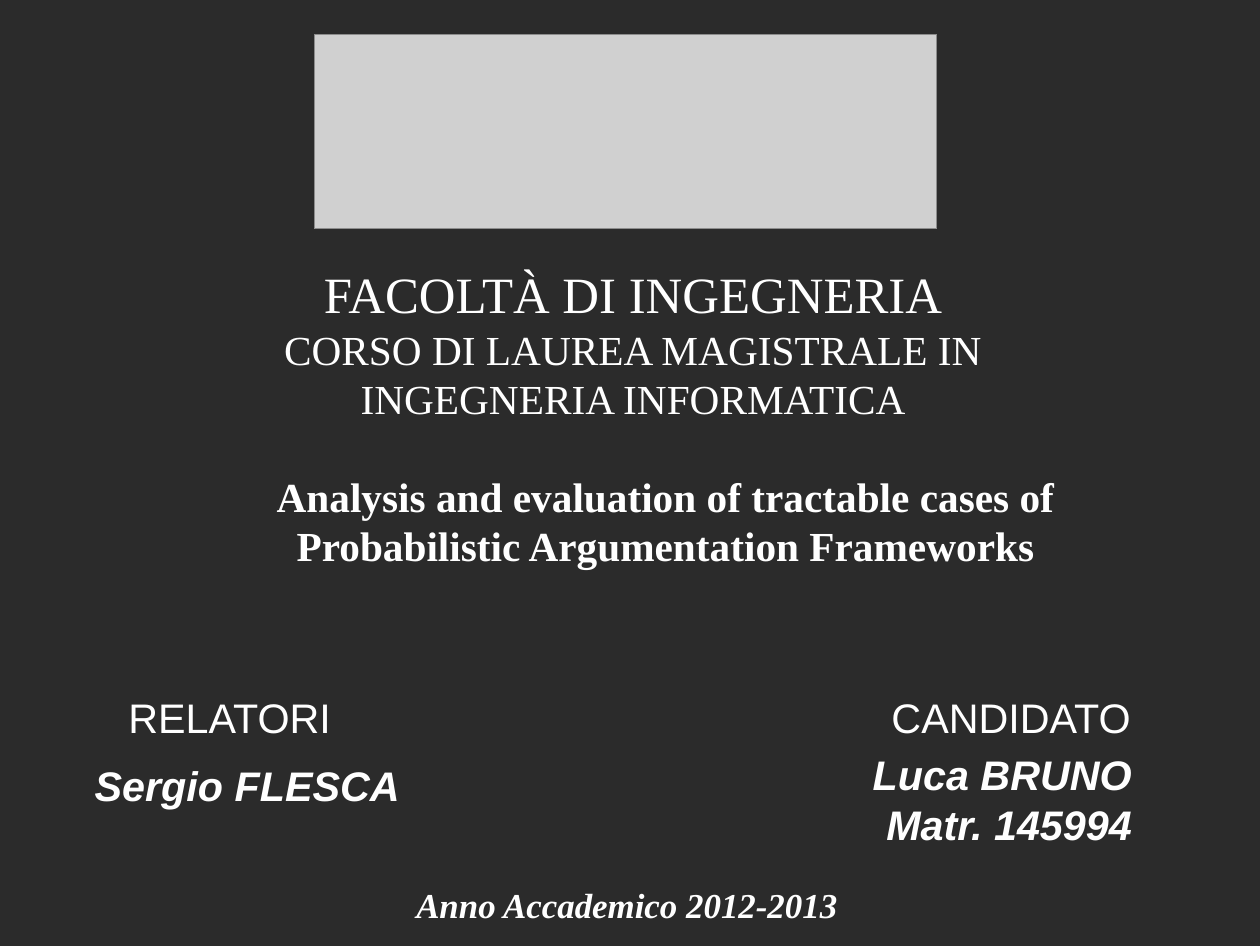
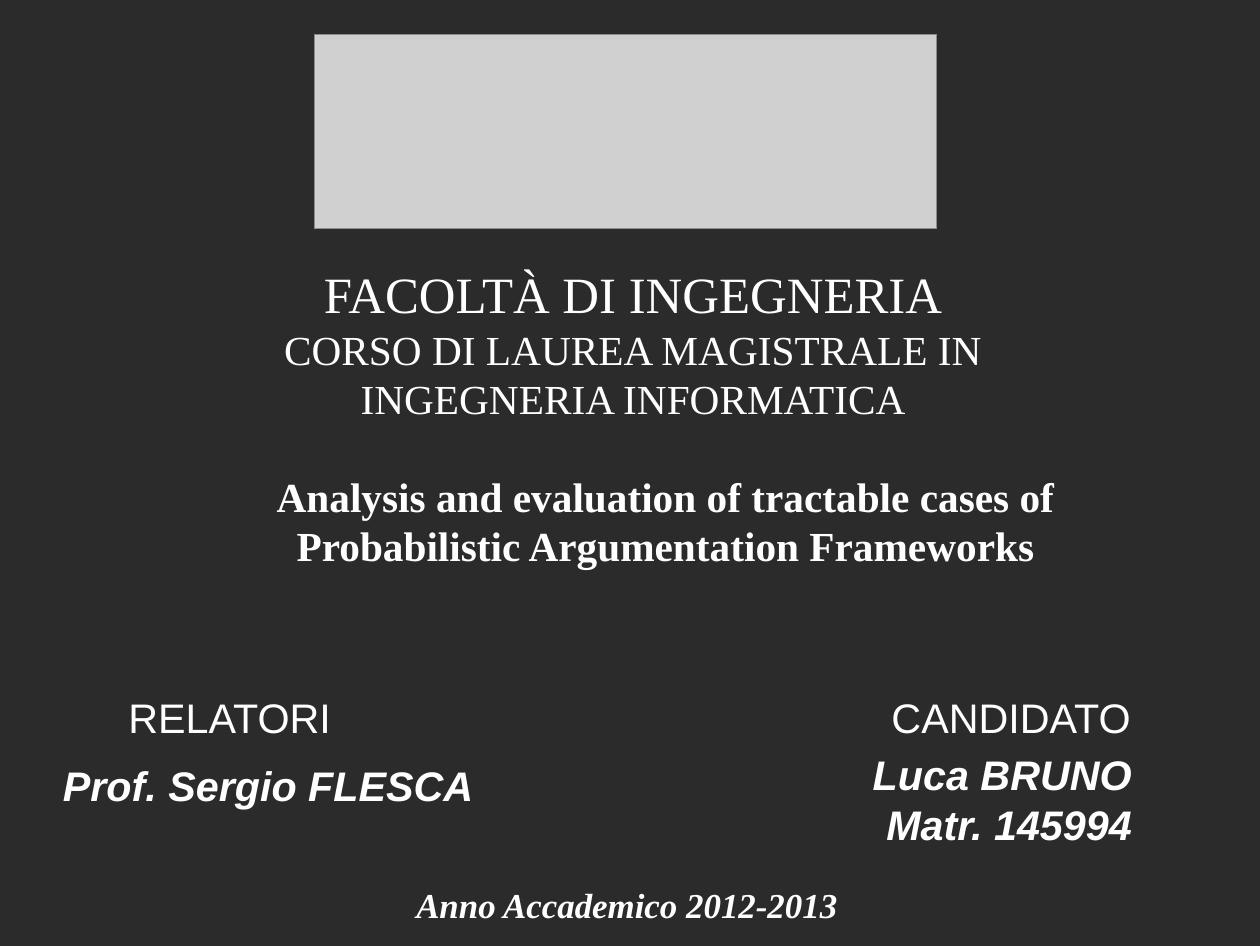
Before and after one commit to lethalman/thesis, a slide deck: slide 1 of doc/summary.odp. Drawn at 1260x946 pixels with LibreOffice and Linux fonts; fonts in the diff are those of the drawing; grey boxes stand for pictures; background and template pictures are left out; a plain dark background stands for a picture behind light text. Boxes give left, top, right and bottom in pixels: in the first picture for what was removed or moved away, otherwise in the second. Text is boxed around its words. In the diff, an @@ line names an element or a change of style, - is before the commit and + after.

```diff
--- a/doc/summary.odp
+++ b/doc/summary.odp
@@ text at box(63, 771, 473, 809): text changed @@
-Sergio FLESCA
+Prof. Sergio FLESCA
```
Also in this commit, not shown: 4 other slides changed, 4 slides added, 6 slides removed, 21 other files.
